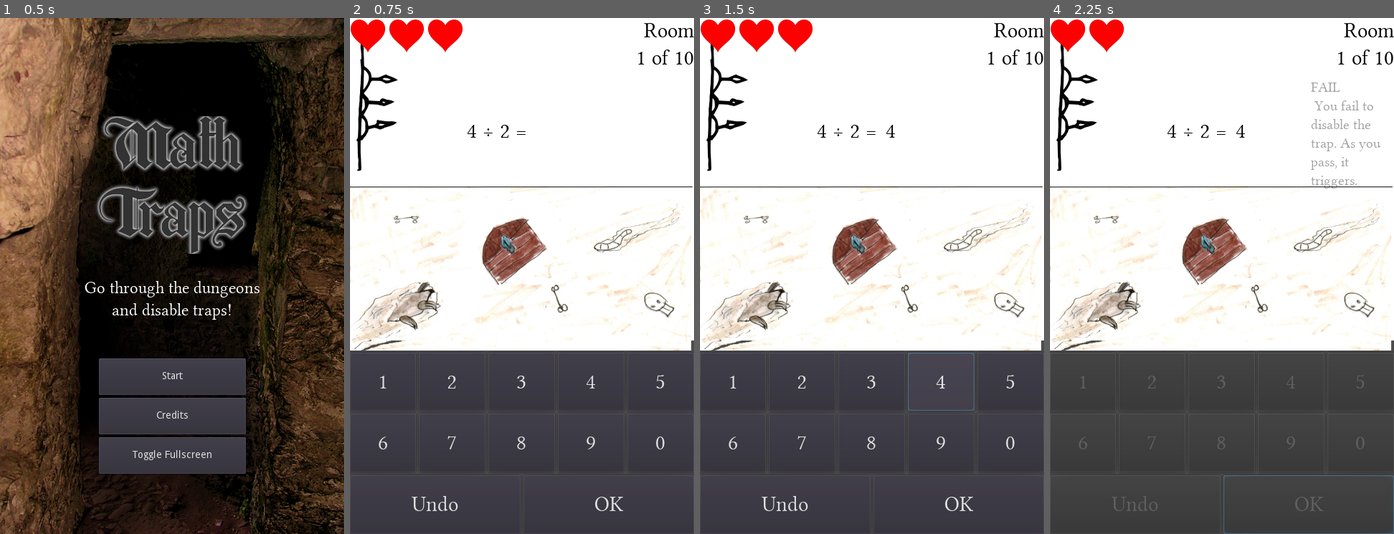
Above: before the commit, frames 1-4 (left to right).
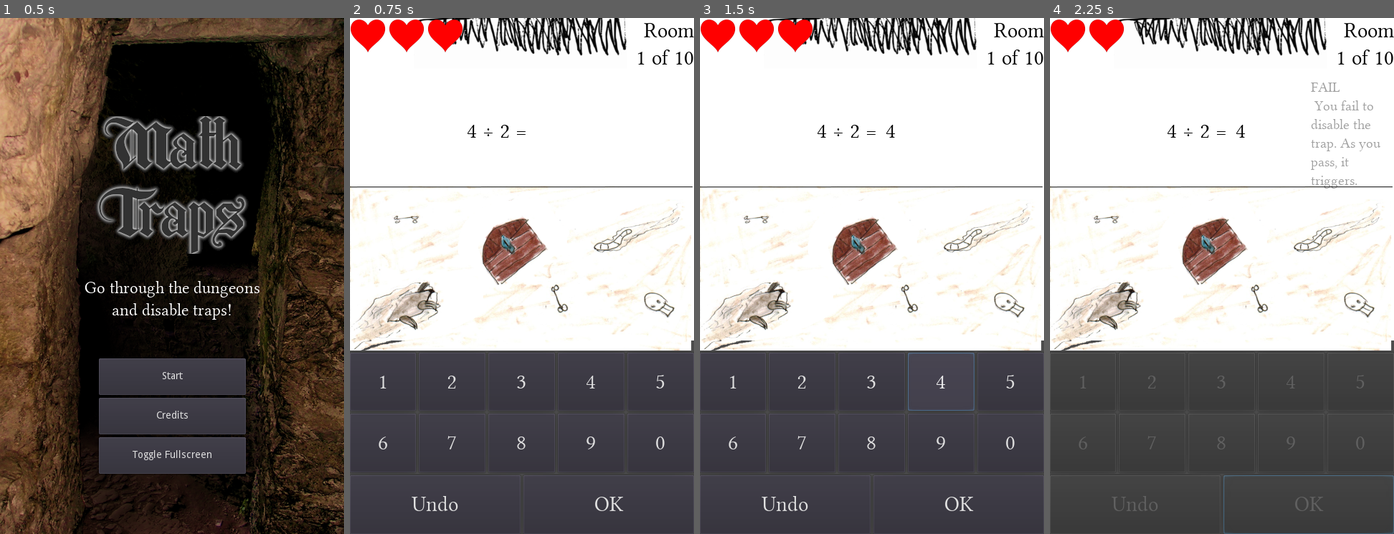
Above: after the commit, the same moments.

Repository: the-g-force/FamJam-May2020
Game: Godot game, scene res://src/TitleScene.tscn
The game is run twice, just before and just after one commit, with the same random seed, the same clock (stepped at 60 frames per second) and the same inputs.
Inputs:
- Up to frame 1 (0.5 s): no input
- Up to frame 2 (0.75 s): click "Start" at 0.5 s
- Up to frame 3 (1.5 s): click "4" at 1.25 s
- Up to frame 4 (2.25 s): click "OK" at 2 s

Frame 1 is identical in both runs. In frame 2, 2.7% of the frame differs, in the area x 1-81%, y 0-30%; in frame 3, 2.7%; in frame 4, 2.9%.

Commit message:
Fix first time trap animation not changing

Diff:
--- a/project/src/DefaultScene.gd
+++ b/project/src/DefaultScene.gd
@@ -9,6 +9,9 @@
 onready var _feedback_animatior : AnimationPlayer = $AnimationPlayer
 onready var _trap = $art
 onready var _room_tracker := $RoomTracker
+
+func _ready():
+	_trap.animation = str(_problem.type)
 
 
 func _on_OnScreenKeyboard_number_pressed(number):
@@ -38,6 +41,7 @@
 	_answer.text = ""
 	if $HealthTracker.health > 0:
 		_problem.generate()
+		print(str(_problem.type))
 		_trap.animation = str(_problem.type)
 	else:
 		var _ignored = get_tree().change_scene_to(_death_scene)
--- a/project/src/DefaultScene.tscn
+++ b/project/src/DefaultScene.tscn
@@ -19,6 +19,11 @@
 "name": "3",
 "speed": 5.0
 }, {
+"frames": [ ExtResource( 9 ) ],
+"loop": true,
+"name": "4",
+"speed": 5.0
+}, {
 "frames": [ ExtResource( 11 ) ],
 "loop": true,
 "name": "1",
@@ -27,11 +32,6 @@
 "frames": [ ExtResource( 5 ) ],
 "loop": true,
 "name": "2",
-"speed": 5.0
-}, {
-"frames": [ ExtResource( 9 ) ],
-"loop": true,
-"name": "4",
 "speed": 5.0
 } ]
 
